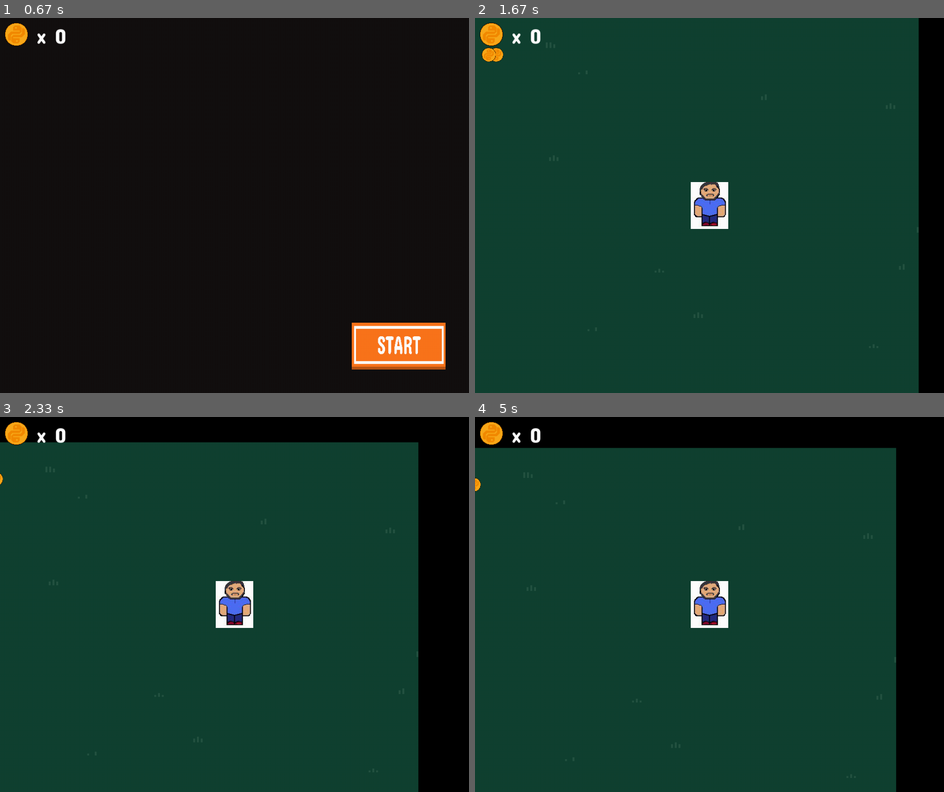
Above: before the commit, frames 1-4 (two rows, left to right).
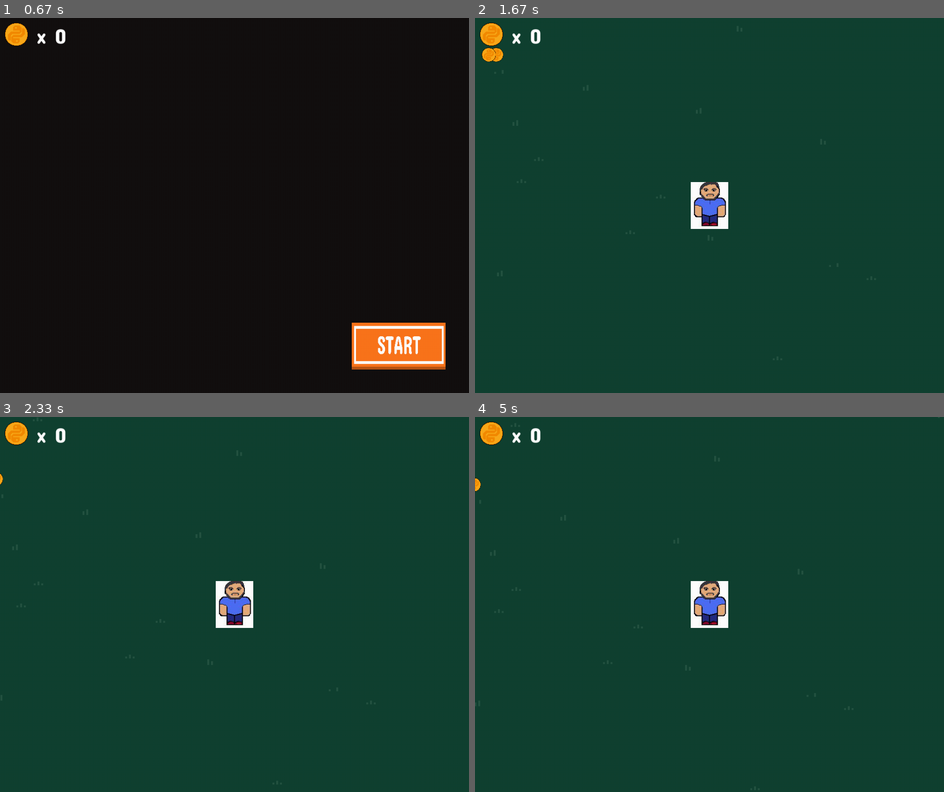
Above: after the commit, the same moments.

Repository: Juwek/pygame-project
Game: pygame game, started from main.py
Two runs of this game, one before a commit and one after it. Both use one fixed random seed, a clock stepped at 60 frames per second and the inputs below.
Inputs (mouse positions are in pixels of both pictures, inside the frame that each line leads up to):
- Up to frame 1 (0.67 s): click (234, 205) at 0.38 s
- Up to frame 2 (1.67 s): click (873, 348) at 0.72 s; click (709, 231) at 1.05 s; hold D from 1.33 s (still down)
- Up to frame 3 (2.33 s): release D at 1.8 s; hold W 1.83-2.13 s; hold D from 2.17 s (still down)
- Up to frame 4 (5 s): release D at 2.63 s; hold A 2.67-3.2 s; hold S 3.23-3.53 s; hold A 3.57-3.97 s; hold W 4-4.37 s; hold D from 4.4 s (still down)

Frame 1 is identical in both runs. In frame 2, 5.4% of the frame differs, in the area x 94-100%, y 0-100%; in frame 3, 17%; in frame 4, 17%, in the area x 0-100%, y 0-100%.

Commit message:
requirements.txt

Diff:
--- a/Scripts/Map.py
+++ b/Scripts/Map.py
@@ -1,19 +1,14 @@
 import pygame
 from extensions import load_image
-from random import choice
 
 
 class Map(pygame.sprite.Sprite):
-    def __init__(self, map, pos: tuple[int, int], *group):
+    def __init__(self, map, *group):
         super().__init__(*group)
-        self.path = [['maps/1.png', 'maps/2.png', 'maps/3.png', 'maps/4.png', 'maps/5.png', 'maps/6.png'], []]
-        # self.image = load_image(self.path[map][choice(range(0, len(self.path[map]) - 1))])
-        self.image = load_image(self.path[0][0])
+        self.image = load_image('maps/map1.png')
         self.rect = self.image.get_rect()
-        self.rect.x = 0
-        self.rect.y = 0
-        self.x = pos[0]
-        self.y = pos[1]
+        self.x = -self.image.get_width() / 2
+        self.y = -self.image.get_height() / 2
 
     def draw(self, player_pos):
         self.player_x = player_pos[0]
--- a/Scripts/Player.py
+++ b/Scripts/Player.py
@@ -14,6 +14,7 @@
         self.x = 0
         self.y = 0
         self.health = 100
+        #fer
 
     def update(self):
         keys = pygame.key.get_pressed()
--- a/main.py
+++ b/main.py
@@ -77,7 +77,7 @@
     group_coins = pygame.sprite.Group()
     pos = [(0, 0)]
     tiles_map = []
-    tiles_map.append(Map(map, (0, 0), group_map))
+    tiles_map.append(Map(map, group_map))
     player = Player(3, group)
 
     count_coin = 0
Not shown, added: requirements.txt
